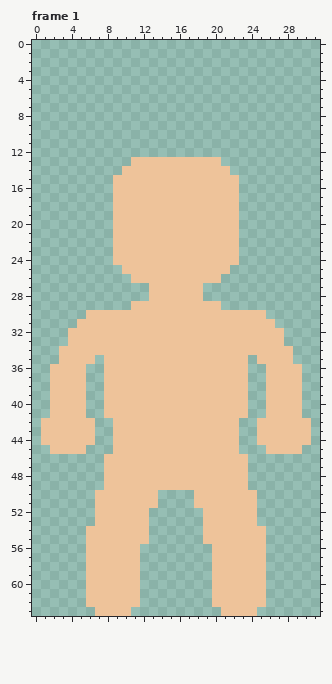
A pixel-art file gets an edit: build/Aseprite files/player Model template facing down.aseprite. That is the earlier state.
32x64 pixels, 1 frame. Shown: frame 1. The commit also changed other frames, which this record leaves out.
Now the later version:
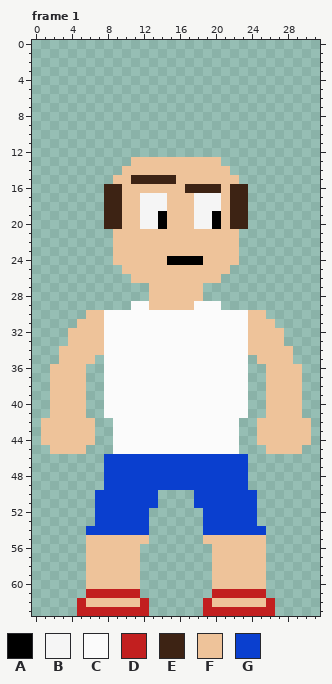
Palette (. is transparent): A #000000  B #f5f5f5  C #fbfbfb  D #c21f1f  E #3d2314  F #eec39a  G #0a3fcf
Commit: Proposed character art changes
The exact change:
layer "civilization" now shown
Frame 1, layer "civilization":
The author changed colour F to colour A in rows 19 to 20 at x 14 and 20; in row 24 at x 15 to 18.
The author changed colour F to colour B in rows 17 to 18 at x 12 to 14 and 18 to 20; in rows 19 to 20 at x 12 to 13 and 18 to 19.
The author changed colour F to colour C in row 29 at x 11 to 12 and 18 to 20; in rows 30 to 41 at x 8 to 23; in rows 42 to 45 at x 9 to 22.
Colour D now appears in row 62 at x 5, 12, 19 and 26; in row 63 at x 5 to 6, 11 to 12, 19 to 20 and 25 to 26.
The author changed colour F to colour D in row 61 at x 6 to 11 and 20 to 25; in row 63 at x 7 to 10 and 21 to 24.
Colour E now appears in rows 16 to 20 at x 8 and 23.
The author changed colour F to colour E in row 15 at x 11 to 15; in row 16 at x 9, 17 to 20 and 22; in rows 17 to 20 at x 9 and 22.
The author changed colour F to colour G in rows 46 to 49 at x 8 to 23; in rows 50 to 51 at x 7 to 13 and 18 to 24; in rows 52 to 53 at x 7 to 12 and 19 to 24; in row 54 at x 6 to 12 and 19 to 25.
Changed places in both pictures, as pixel boxes (x1, y1, x2, y2):
changed: (104, 175, 248, 229)
changed: (86, 256, 266, 535)
changed: (77, 589, 149, 616)
changed: (203, 589, 275, 616)
